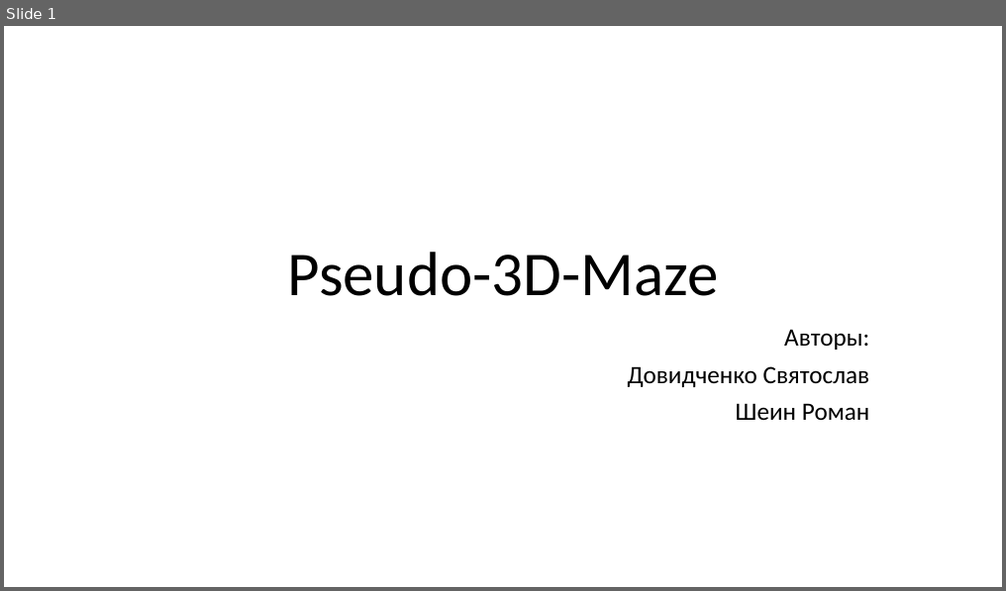
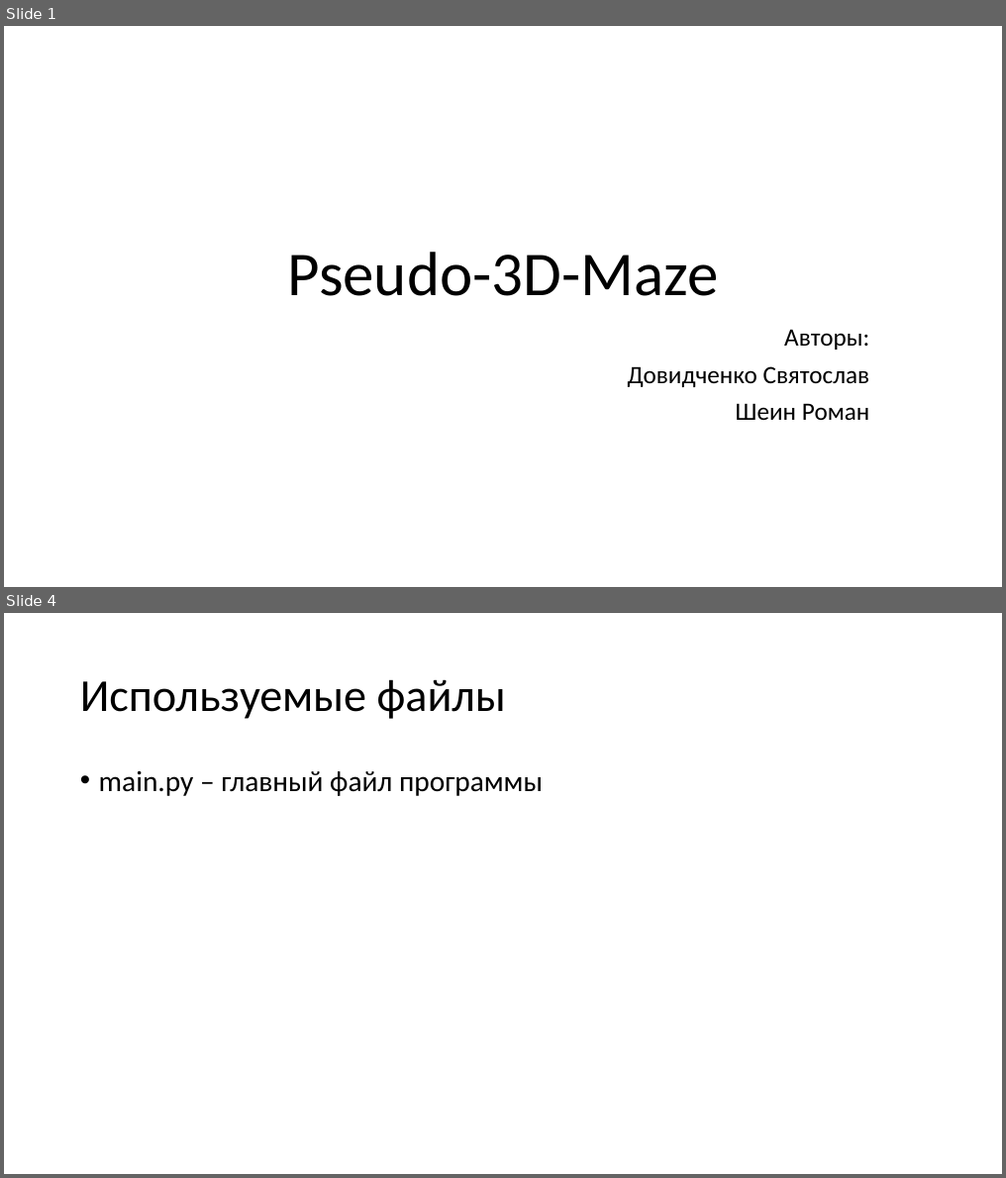
Before and after one commit to DertyuGameDev/Pseudo-3D-Maze-YAL, a slide deck: Pseudo-3D-Maze-YAL.pptx. Shown one above the other, each under a label of ours: slide 1 before the commit, slides 1 and 4 after it; the slides between them are not shown. The pictures are 1006x591 and 1006x1178 pixels, drawn with LibreOffice and Linux fonts; fonts in the diff are those of the drawing. Boxes give left, top, right and bottom in pixels: in the first picture for what was removed or moved away, otherwise in the second. Text is boxed around its words. In the diff, an @@ line names an element or a change of style, - is before the commit and + after.

```diff
--- a/Pseudo-3D-Maze-YAL.pptx
+++ b/Pseudo-3D-Maze-YAL.pptx
@@ slide 4 added at box(4, 613, 1002, 1174), background #FFFFFF @@
@@ title added at box(80, 679, 506, 719), 44 pt, text #000000 @@
+Используемые файлы
@@ text added at box(99, 770, 543, 796), 28 pt, text #000000 @@
+• main.py – главный файл программы
```
Also in this commit, not shown: 3 other slides added.
